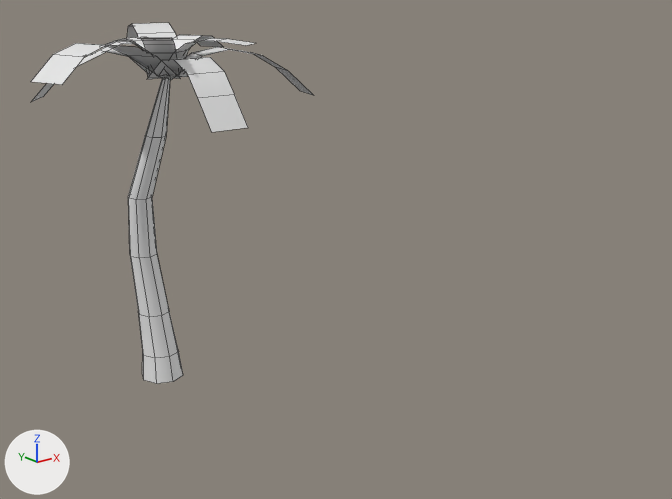
One commit to the FBX model Assets/Asset3D/FBX/Pohon 4.fbx: the scene before it, then after it.
Rendered twice from a 50 mm lens placed at (-18.2, -17.6, 14.2), pointed at (-1.5, 3.3, 5.9). Lighting does not change. The marker at lower left points along +X, +Y and +Z. Mesh edges are drawn as thin lines. Where no turn or scale is listed for an object, it has been applied to the vertices.
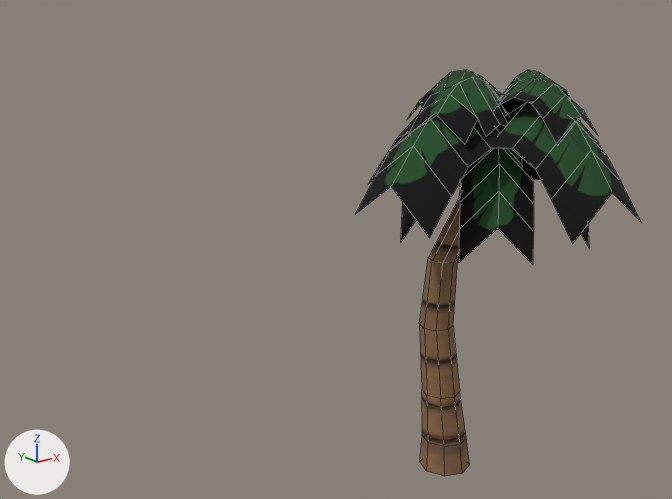
Commit message: Update pagar pohon palem

Changed parts and their boxes [x1, y1, x2, y2] in the pictures (672 x 499 px; the box of a moved part takes in the faces that stretch with it):
'Plane.001', surface changed, reshaped, moved (13% taller)
    before: [31, 23, 314, 384]
    after: [356, 69, 642, 476]
part 1 of me_plane, moved or reshaped
    before: [128, 78, 183, 384]
    after: [419, 195, 469, 476]
part 2 of me_plane, deleted
    before: [31, 23, 314, 132]
part 3 of me_plane, added
    after: [356, 69, 642, 265]

Patch to the scene script:
```diff
--- a/Assets/Asset3D/FBX/Pohon 4.fbx.py
+++ b/Assets/Asset3D/FBX/Pohon 4.fbx.py
@@ img_pohon_4_color_png @@
+img_pohon_4_color_png = load_image('Pohon 4 Color.png', '../Materials/Pohon & Batu/Pohon 4 Color.png', 1024, 1024, 'sRGB')
@@ img_pohon_4_normal_png @@
+img_pohon_4_normal_png = load_image('Pohon 4 Normal.png', '../Materials/Pohon & Batu/Pohon 4 Normal.png', 1024, 1024, 'Non-Color')
@@ mat_palem @@
 n0 = _N.new('ShaderNodeBsdfPrincipled'); n0.name = 'Principled BSDF'
+n0.inputs[2].default_value = 1.0  # 'Roughness'
 n1 = _N.new('ShaderNodeOutputMaterial'); n1.name = 'Material Output'
+n2 = _N.new('ShaderNodeTexImage'); n2.name = 'Image Texture'
+n2.image = img_pohon_4_color_png
+n3 = _N.new('ShaderNodeTexImage'); n3.name = 'Image Texture.001'
+n3.image = img_pohon_4_normal_png
+n4 = _N.new('ShaderNodeNormalMap'); n4.name = 'Normal Map'
 _L.new(n0.outputs[0], n1.inputs[0])  # 'BSDF' to 'Surface'
+_L.new(n2.outputs[0], n0.inputs[0])  # 'Color' to 'Base Color'
+_L.new(n3.outputs[0], n4.inputs[1])  # 'Color' to 'Color'
+_L.new(n4.outputs[0], n0.inputs[5])  # 'Normal' to 'Normal'
@@ me_plane @@
 # used by ob_plane_001; location = (-4.13, 9.07, 9.26)
-me_plane.from_pydata(...)  # 176 vertices, 98 faces; spans x -4.45..4.74, y -4.08..4.34, z -9.26..2.87
+me_plane.from_pydata(...)  # 272 vertices, 168 faces; spans x -3.63..3.64, y -5.15..2.12, z -0.4..11.44
+# me_plane part 1: the loose piece of 56 vertices spanning x -0.76..0.88, y -0.51..1.8, z -9.26..1.4 is moved by (-0.13, -1.13, 8.86)
+# me_plane part 2: 10 loose pieces with 120 vertices, spanning x -4.45..4.74, y -4.08..4.34, z 0.27..2.87, are deleted
+# me_plane part 3
+# 181 vertices are added at x -3.63..3.64, y -5.15..2.12, z 7.12..11.44
+# 7 new vertices lie (1.35, 0.0, 0.98) away from vertices in x -1.39..-1.3, y -4.47..1.43, z 8.94..9.91
+# 6 new vertices lie (1.35, 0.0, -0.98) away from vertices in x -0.04..0.05, y -4.47..1.43, z 9.92..10.89
+# 7 new vertices lie (0.0, 1.35, 0.98) away from vertices in x -2.95..2.95, y -2.91..-2.82, z 8.94..9.91
+# 5 new vertices lie (1.35, 0.0, 0.99) away from vertices in x -1.39..-1.3, y -5.15..2.12, z 8.04..9.83
+# 5 new vertices lie (1.35, 0.0, -0.99) away from vertices in x -0.04..0.05, y -5.15..2.12, z 9.03..10.82
+# 5 new vertices lie (0.0, 1.35, 0.99) away from vertices in x -3.63..3.64, y -2.91..-2.82, z 8.04..9.83
+# 120 new faces join them
 me_plane.materials.append(mat_palem)
@@ ob_plane_001 @@
 ob_plane_001 = bpy.data.objects.new('Plane.001', me_plane)
-ob_plane_001.location = (-4.13, 9.07, 9.26)
+ob_plane_001.location = (0.0, 0.0, 0.0)
```
